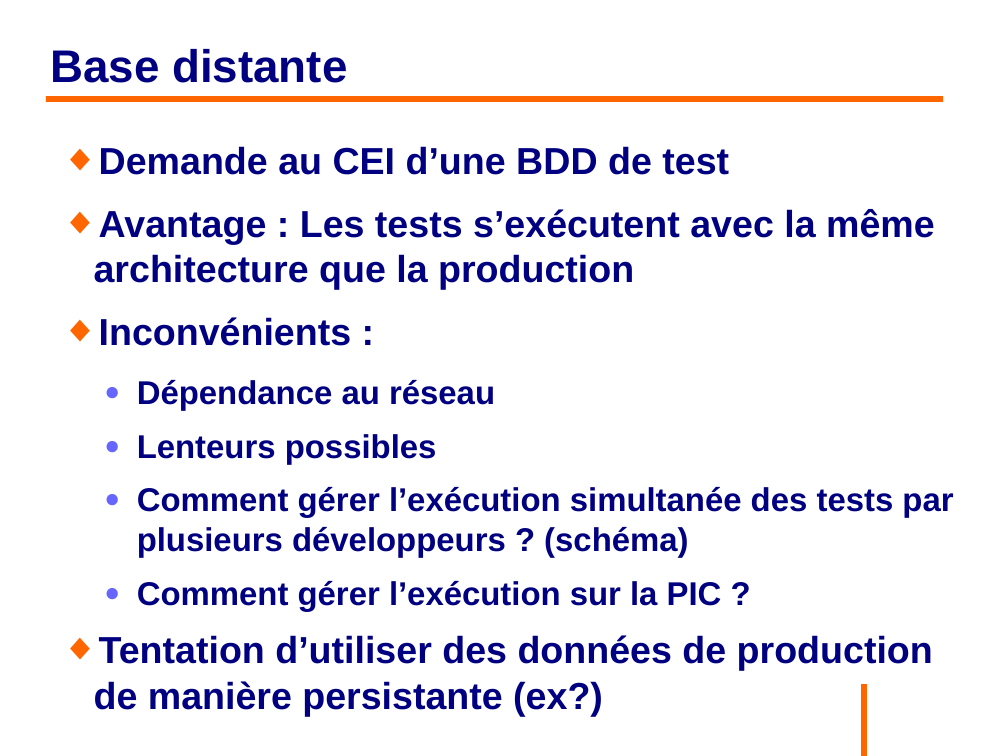
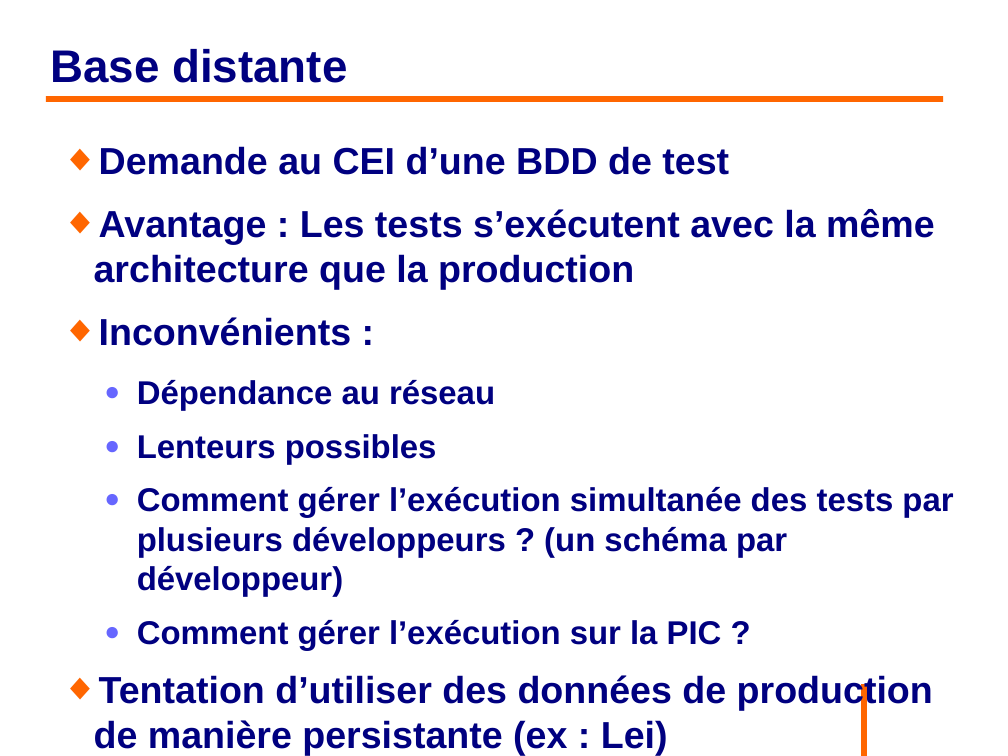
Before and after one commit to philphils/tests-unitaires-et-moins-unitaires, a slide deck: slide 52 of tests-unitaires-cours/nouveauDiapo/diapo_tests_unitaires.odp. Drawn at 1008x756 pixels with LibreOffice and Linux fonts; fonts in the diff are those of the drawing; background and template pictures are left out. Boxes give left, top, right and bottom in pixels: in the first picture for what was removed or moved away, otherwise in the second. Text is boxed around its words. In the diff, an @@ line names an element or a change of style, - is before the commit and + after.

```diff
--- a/tests-unitaires-cours/nouveauDiapo/diapo_tests_unitaires.odp
+++ b/tests-unitaires-cours/nouveauDiapo/diapo_tests_unitaires.odp
@@ text at (137, 487, 953, 597): text changed @@
-  ● Comment gérer l’exécution simultanée des tests par plusieurs développeurs ? (schéma)
+  ● Comment gérer l’exécution simultanée des tests par plusieurs développeurs ? (un schéma par développeur)
@@ text at (94, 675, 933, 755): text changed @@
-◆ Tentation d’utiliser des données de production de manière persistante (ex?)
+◆ Tentation d’utiliser des données de production de manière persistante (ex : Lei)
```
Also in this commit, not shown: 25 other slides changed.
